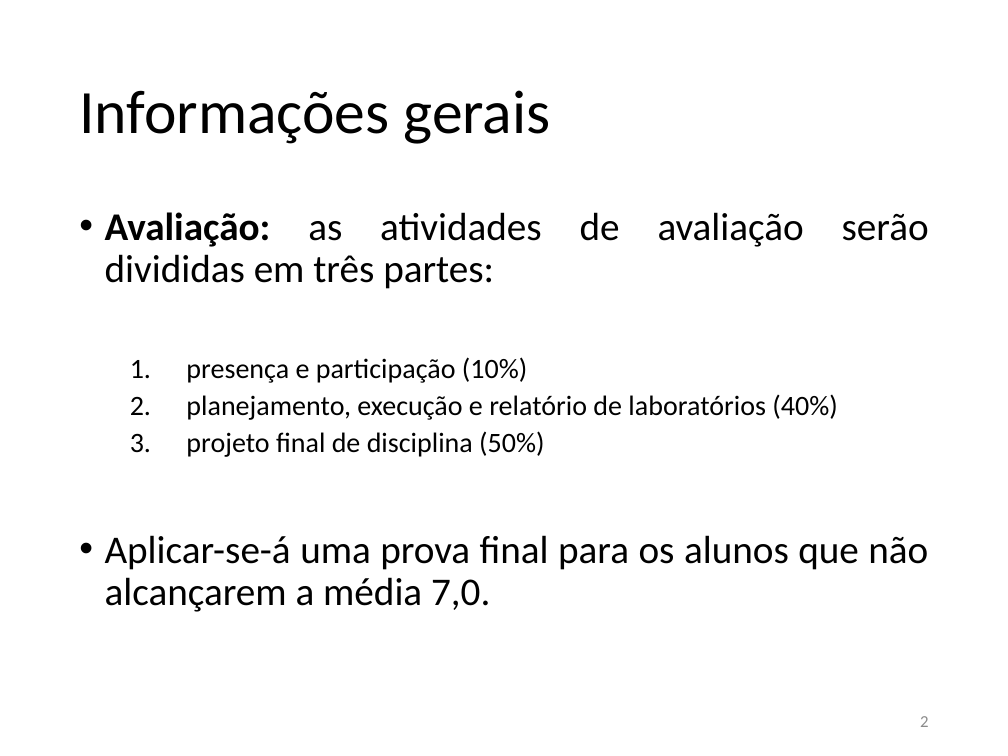
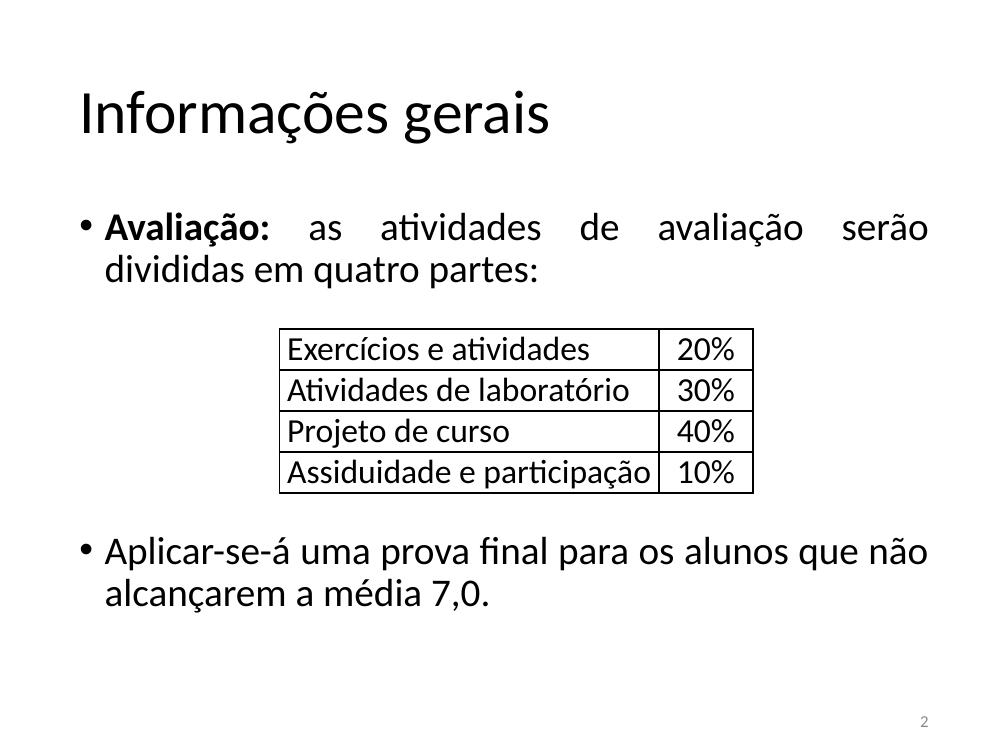
Before and after one commit to adophobr/PhotonicIntegratedCircuits, a slide deck: slide 2 of docs/InformaçõesGerais.pptx. Drawn at 1008x756 pixels with LibreOffice and Linux fonts; fonts in the diff are those of the drawing. Boxes give left, top, right and bottom in pixels: in the first picture for what was removed or moved away, otherwise in the second. Text is boxed around its words. In the diff, an @@ line names an element or a change of style, - is before the commit and + after.

```diff
--- a/docs/InformaçõesGerais.pptx
+++ b/docs/InformaçõesGerais.pptx
@@ text at [105,212,929,289]: text changed; size 20 to 28 pt @@
-• Avaliação: as atividades de avaliação serão divididas em três partes:
-  1. presença e participação (10%)
-  2. planejamento, execução e relatório de laboratórios (40%)
-  3. projeto final de disciplina (50%)
+• Avaliação: as atividades de avaliação serão divididas em quatro partes:
@@ table added at [279,329,752,493], 4 rows, 2 columns @@
+Exercícios e atividades | 20%
+Atividades de laboratório | 30%
+Projeto de curso | 40%
+Assiduidade e participação | 10%
```
Also in this commit, not shown: 3 slides added, 4 other files.
